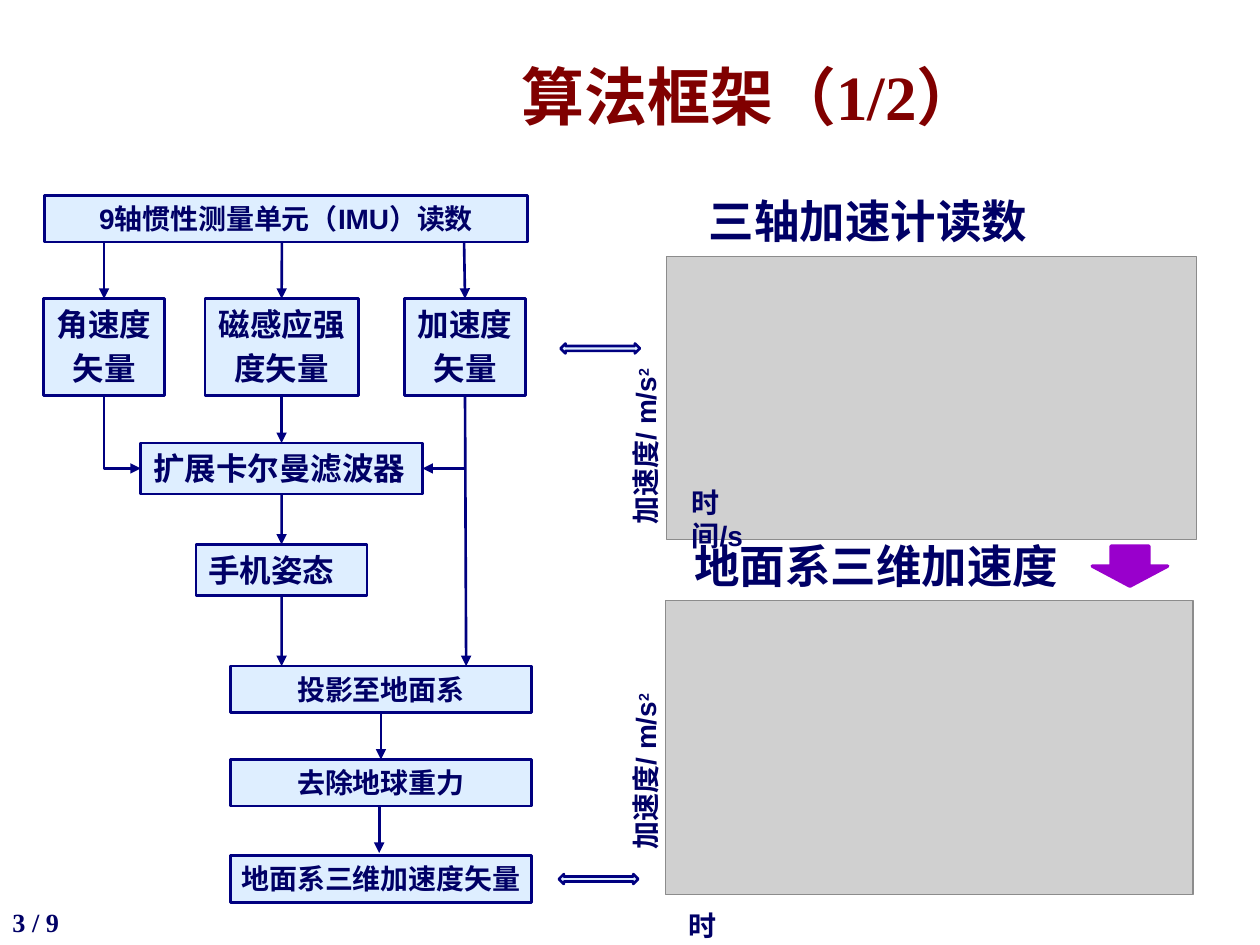
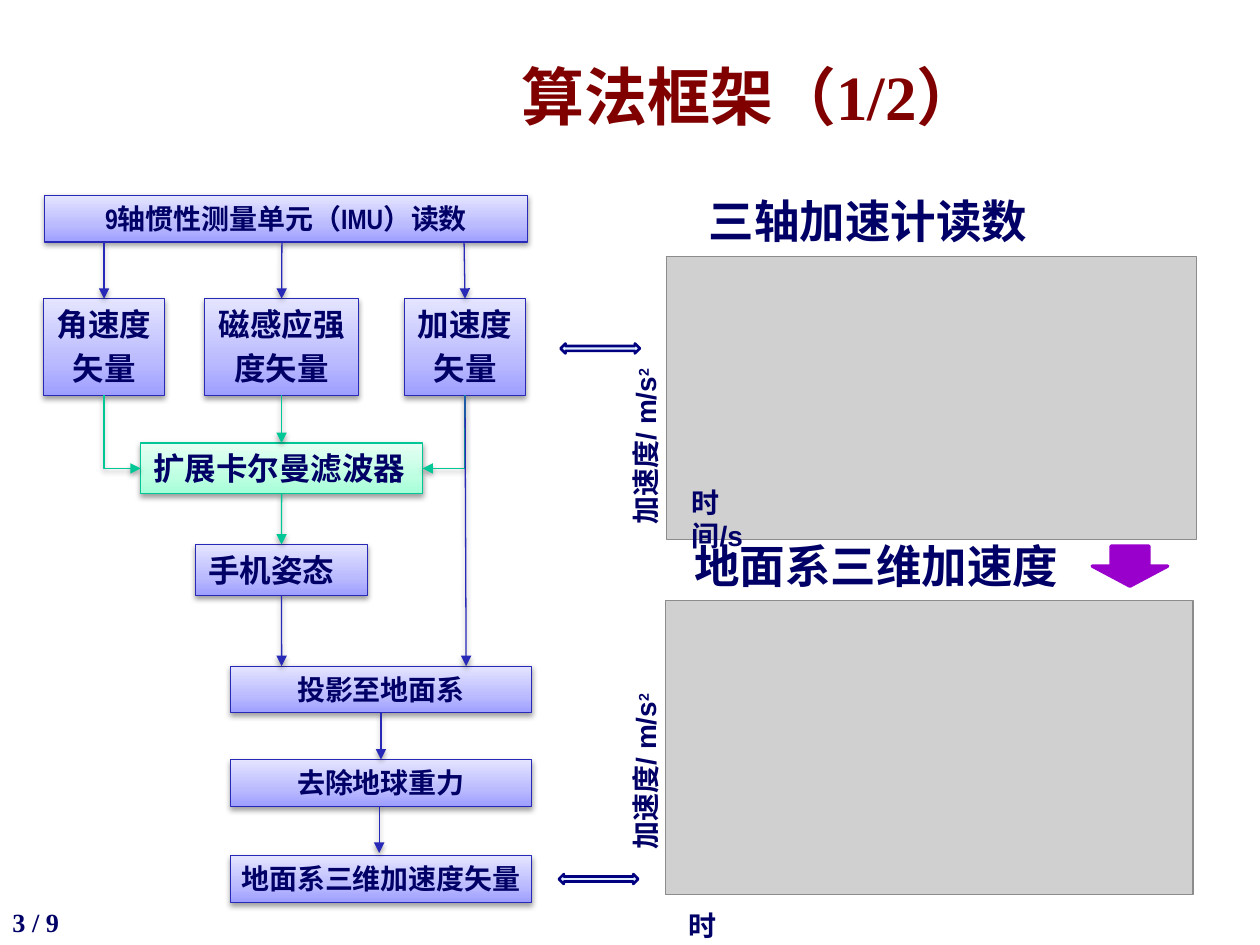
Before and after one commit to potato1996/FinalYearProject, a slide deck: slide 3 of slides/答辩ppt-杜大有1300012870.pptx. Drawn at 1260x945 pixels with LibreOffice and Linux fonts; fonts in the diff are those of the drawing; grey boxes stand for pictures; background and template pictures are left out. Boxes give left, top, right and bottom in pixels: in the first picture for what was removed or moved away, otherwise in the second. Text is boxed around its words. In the diff, an @@ line names an element or a change of style, - is before the commit and + after.

Commit message:
update slides

```diff
--- a/slides/答辩ppt-杜大有1300012870.pptx
+++ b/slides/答辩ppt-杜大有1300012870.pptx
@@ arrow (105, 242) - (105, 299): stroke #000080 1.5 pt to #2929B8 0.75 pt @@
@@ arrow (282, 242) - (282, 299): stroke #000080 1.5 pt to #2929B8 0.75 pt @@
@@ arrow (464, 242) - (465, 299): stroke #000080 1.5 pt to #2929B8 0.75 pt @@
@@ text in rectangle at <box>418,309,512,339</box>: font Arial to Arial Narrow in "加速度" @@
@@ text in rectangle at <box>73,353,136,383</box>: font Arial to Arial Narrow in "矢量" @@
@@ elbow arrow (105, 396) - (141, 469): stroke #000080 1.5 pt to #00C896 0.75 pt @@
@@ arrow (282, 396) - (282, 444): stroke #000080 1.5 pt to #00C896 0.75 pt @@
@@ elbow arrow (465, 396) - (422, 469): stroke #000080 1.5 pt to #00C896 0.75 pt @@
@@ arrow (465, 396) - (466, 667): stroke #000080 1.5 pt to #2929B8 0.75 pt @@
@@ rectangle "扩展卡尔曼滤波器" at <box>141,444,423,494</box>: font Arial to Arial Narrow; fill #99CCFF at 32% opacity to gradient #A5FFD6 to #BFFFE2 to #E7FFF3; outline #000080 1.5 pt to #00C896 0.75 pt; shadow on @@
@@ arrow (282, 494) - (281, 544): stroke #000080 1.5 pt to #00C896 0.75 pt @@
@@ fill #99CCFF at 32% opacity to gradient #9F9FFF to #BBBBFF to #E5E5FF; outline #000080 1.5 pt to #2929B8 0.75 pt; shadow on in 3 elements at <box>43,299,164,396</box>, <box>404,299,525,396</box>, <box>195,544,367,595</box> @@
@@ arrow (281, 596) - (282, 667): stroke #000080 1.5 pt to #2929B8 0.75 pt @@
@@ arrow (381, 713) - (381, 760): stroke #000080 1.5 pt to #2929B8 0.75 pt @@
@@ arrow (379, 806) - (379, 853): stroke #000080 1.5 pt to #2929B8 0.75 pt @@
@@ font Arial to Arial Narrow; fill #99CCFF at 32% opacity to gradient #9F9FFF to #BBBBFF to #E5E5FF; outline #000080 1.5 pt to #2929B8 0.75 pt; shadow on in 5 elements at <box>205,299,359,396</box>, <box>231,667,532,713</box>, <box>231,760,532,806</box>, <box>44,195,527,242</box>, <box>231,856,532,902</box> @@
```
Also in this commit, not shown: 5 other slides changed.
